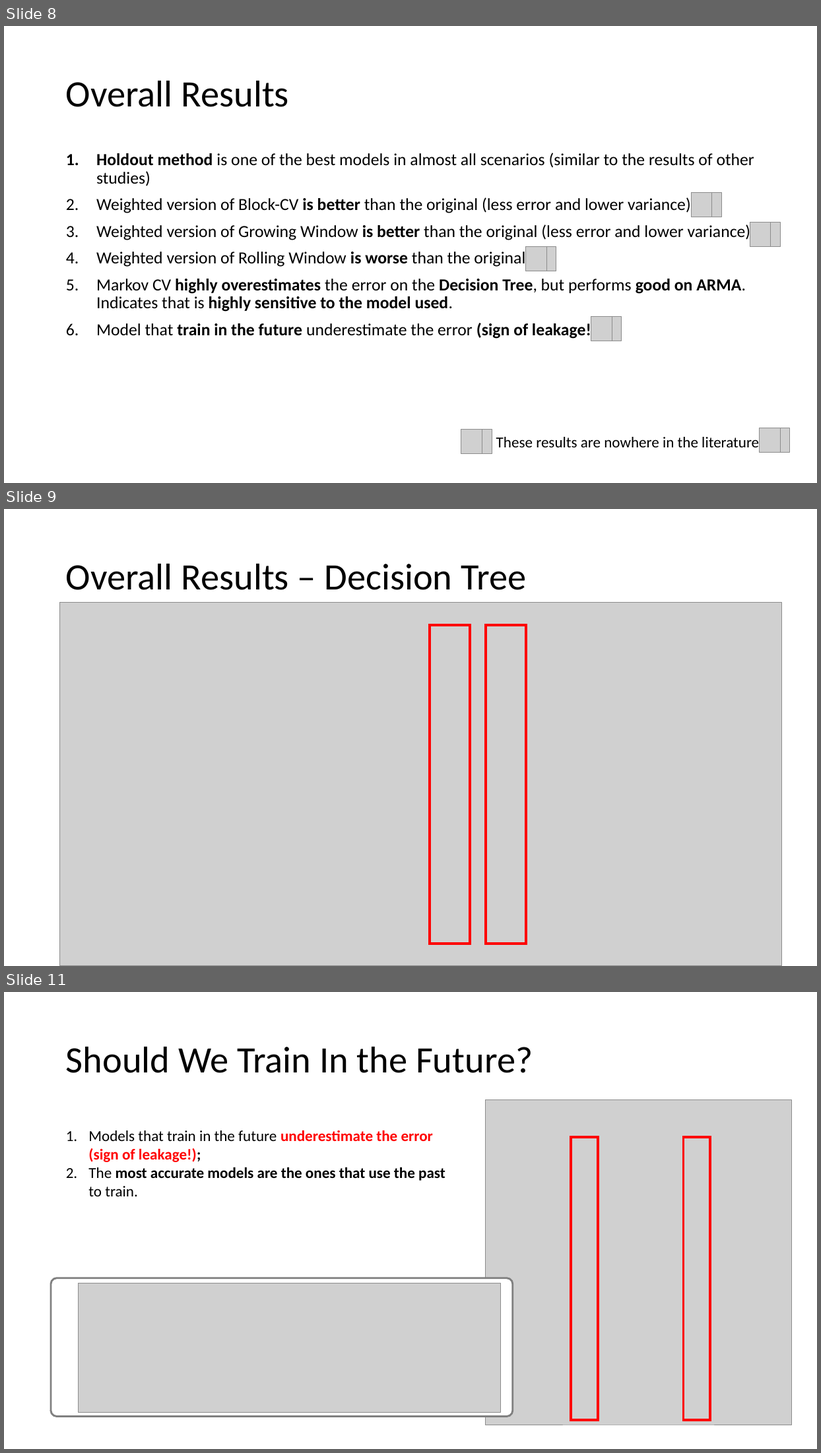
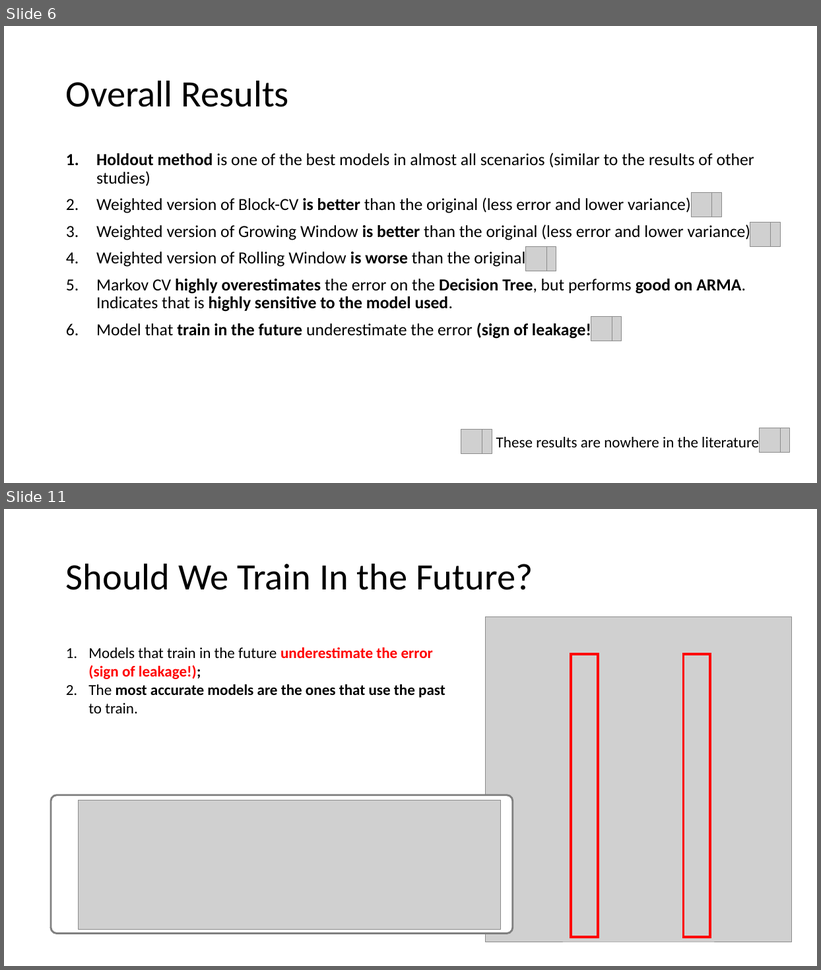
Before and after one commit to MiguelLoureiro98/timecave, a slide deck: papers/.ppt/TimeSeriesCV_26072024.pptx. Shown one above the other, each under a label of ours: slides 8, 9 and 11 before the commit, slides 6 and 11 after it; the slides between them are not shown. The pictures are 821x1453 and 821x970 pixels, drawn with LibreOffice and Linux fonts; fonts in the diff are those of the drawing; grey boxes stand for pictures. Boxes give left, top, right and bottom in pixels: in the first picture for what was removed or moved away, otherwise in the second. Text is boxed around its words. In the diff, an @@ line names an element or a change of style, - is before the commit and + after.

```diff
--- a/papers/.ppt/TimeSeriesCV_26072024.pptx
+++ b/papers/.ppt/TimeSeriesCV_26072024.pptx
@@ slide 9 removed at [4,509,817,966], background #FFFFFF @@
@@ title removed at [66,563,526,590] @@
-Overall Results – Decision Tree
@@ picture removed at [60,602,781,966] @@
@@ rectangle removed at [430,625,471,944] @@
@@ rectangle removed at [486,625,527,944] @@
@@ what was slide 8 is now slide 6 @@
```
Also in this commit, not shown: 1 slide changed, 4 slides added, 3 other slides removed, 1 other file.
